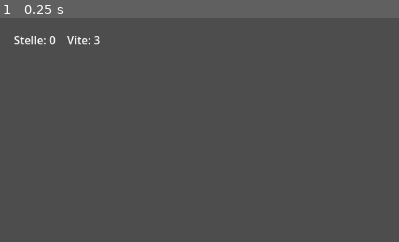
Above: before the commit, frame 1.
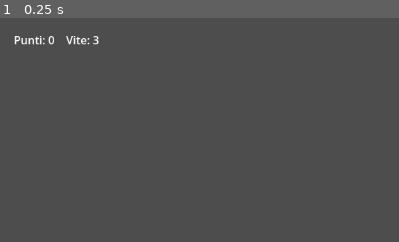
Above: after the commit, the same moment.

Repository: nicolaregge-pulse/corso-godot
Game: Godot game, scene res://main.tscn
Same seed, same stepped clock (60 frames per second), same inputs: the game is played once before the commit and once after it.
Inputs:
- Up to frame 1 (0.25 s): no input
The pictures show only the part of the screen within x 0-50%, y 0-50%; the shares and areas given below are measured in that part.

The runs differ from the first frame. In frame 1, 0.4% of the frame differs, in the area x 3-26%, y 8-13%.

Commit message:
Eserciziario v0.11: foto Esercizio 4 + guida passo passo Esercizio 1
- Inserita la foto del risultato dell'Esercizio 4 (segnaposto rimosso);
  HUD allineato a 'Punti' anche nel codice della soluzione.
- Aggiunta all'Esercizio 1 la 'Guida passo passo — costruiamolo insieme':
  costruzione a prova di stupido con coordinate complete + spiegazione del
  codice riga per riga. Primo campione del nuovo formato.

Co-Authored-By: Claude Opus 4.8 <noreply@anthropic.com>
Claude-Session: https://claude.ai/code/session_01Vq5FU5TvjomBhpm5HhNzUc

Diff:
--- a/esercizi/04-acchiappa-le-stelle/main.gd
+++ b/esercizi/04-acchiappa-le-stelle/main.gd
@@ -85,4 +85,4 @@
 	_aggiorna_hud()
 
 func _aggiorna_hud() -> void:
-	hudVar.text = "Stelle: %d    Vite: %d" % [punti, vite]
+	hudVar.text = "Punti: %d    Vite: %d" % [punti, vite]
Not shown, added: manuale/eserciziario-v0.11.pdf
Not shown, changed: manuale/eserciziario.md
